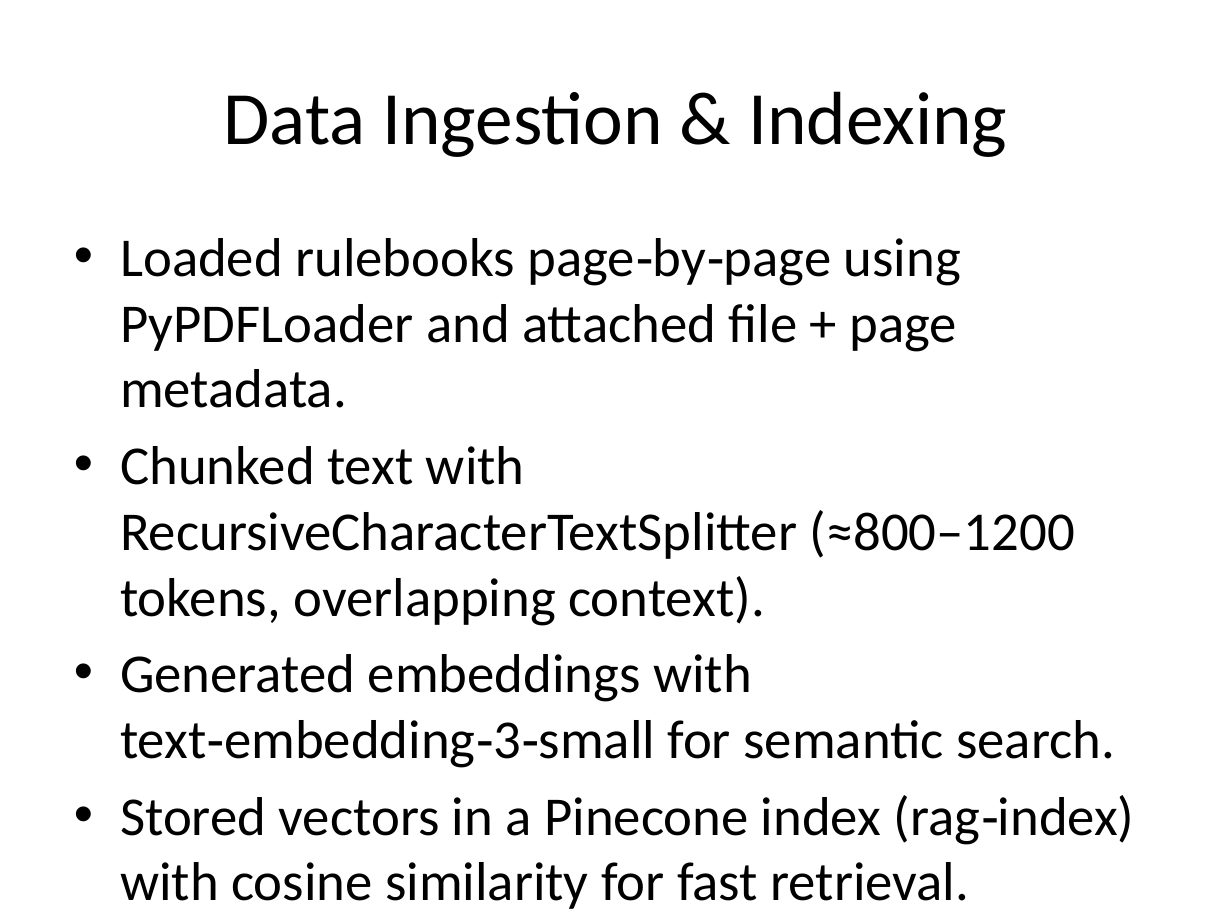
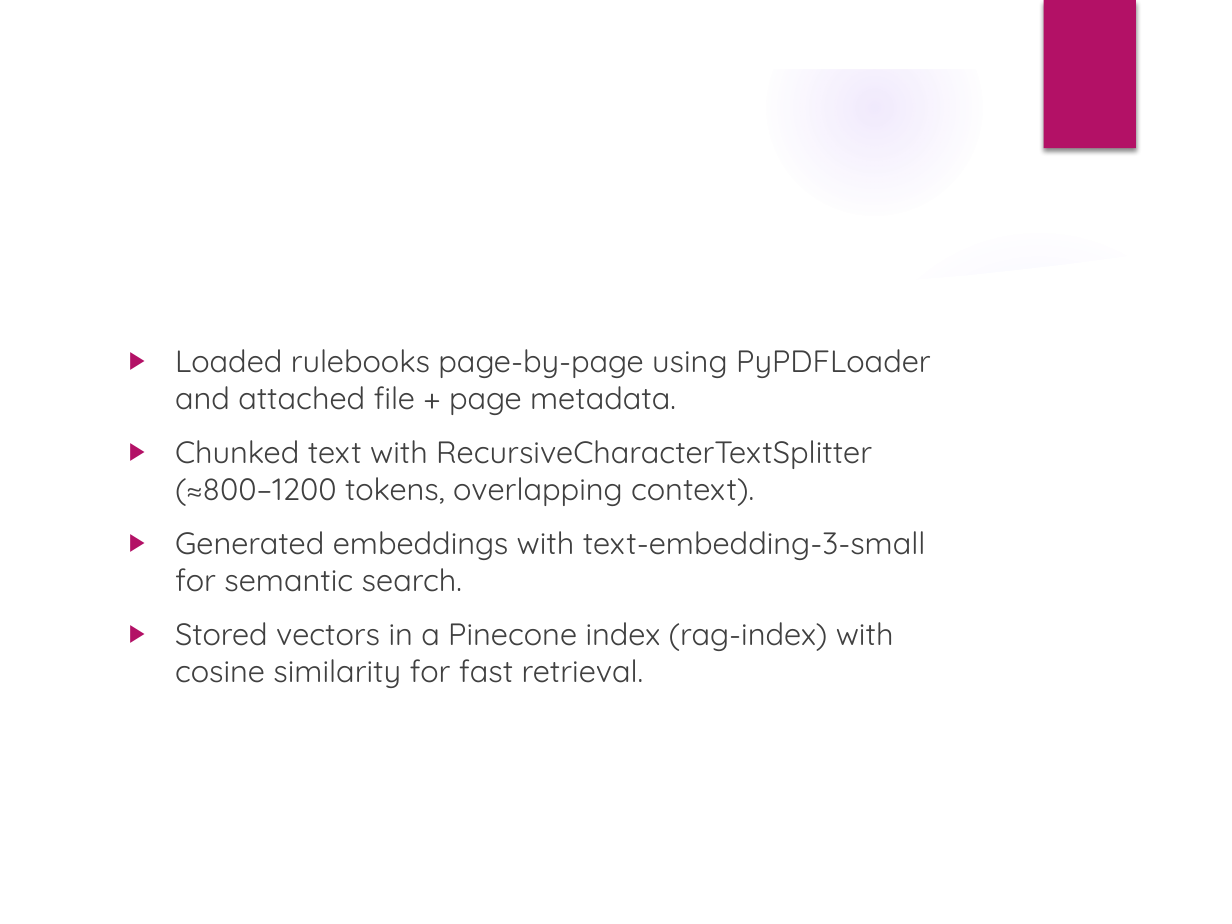
Before and after one commit to mustafaboss/Jumpace-project, a slide deck: slide 6 of Construction_Rules_RAG_Assistant.pptx. Drawn at 1232x924 pixels with LibreOffice and Linux fonts; fonts in the diff are those of the drawing; background and template pictures are left out. Boxes give left, top, right and bottom in pixels: in the first picture for what was removed or moved away, otherwise in the second. Text is boxed around its words. In the diff, an @@ line names an element or a change of style, - is before the commit and + after.

```diff
--- a/Construction_Rules_RAG_Assistant.pptx
+++ b/Construction_Rules_RAG_Assistant.pptx
@@ group added at [0, 0, 1232, 924]: 5 ellipses, 3 freeform shapes @@
@@ rectangle added at [1044, 0, 1136, 148], fill #B31166 @@
@@ title "Data Ingestion & Indexing": place and size @@
-title "Data Ingestion & Indexing" at [223, 91, 1007, 157]
+title "Data Ingestion & Indexing" at [117, 124, 972, 221]
@@ title "Data Ingestion & Indexing" at [117, 124, 972, 221]: size 44 to 32 pt, font Calibri to Quicksand, text colour #000000 to #FFFFFF; alignment centre to left @@
@@ text "Loaded rulebooks page‑by‑page using PyPDFLoader ...": place and size @@
-text "Loaded rulebooks page‑by‑page using PyPDFLoader ..." at [120, 238, 1135, 909]
+text "Loaded rulebooks page‑by‑page using PyPDFLoader ..." at [175, 349, 931, 688]
@@ text "Loaded rulebooks page‑by‑page using PyPDFLoader ..." at [175, 349, 931, 688]: size 32 to 18 pt, font Calibri to Quicksand, text colour #000000 to #404040; bullet • to ▶; more space between paragraphs @@
```
Also in this commit, not shown: 10 other slides changed, 1 other file.
